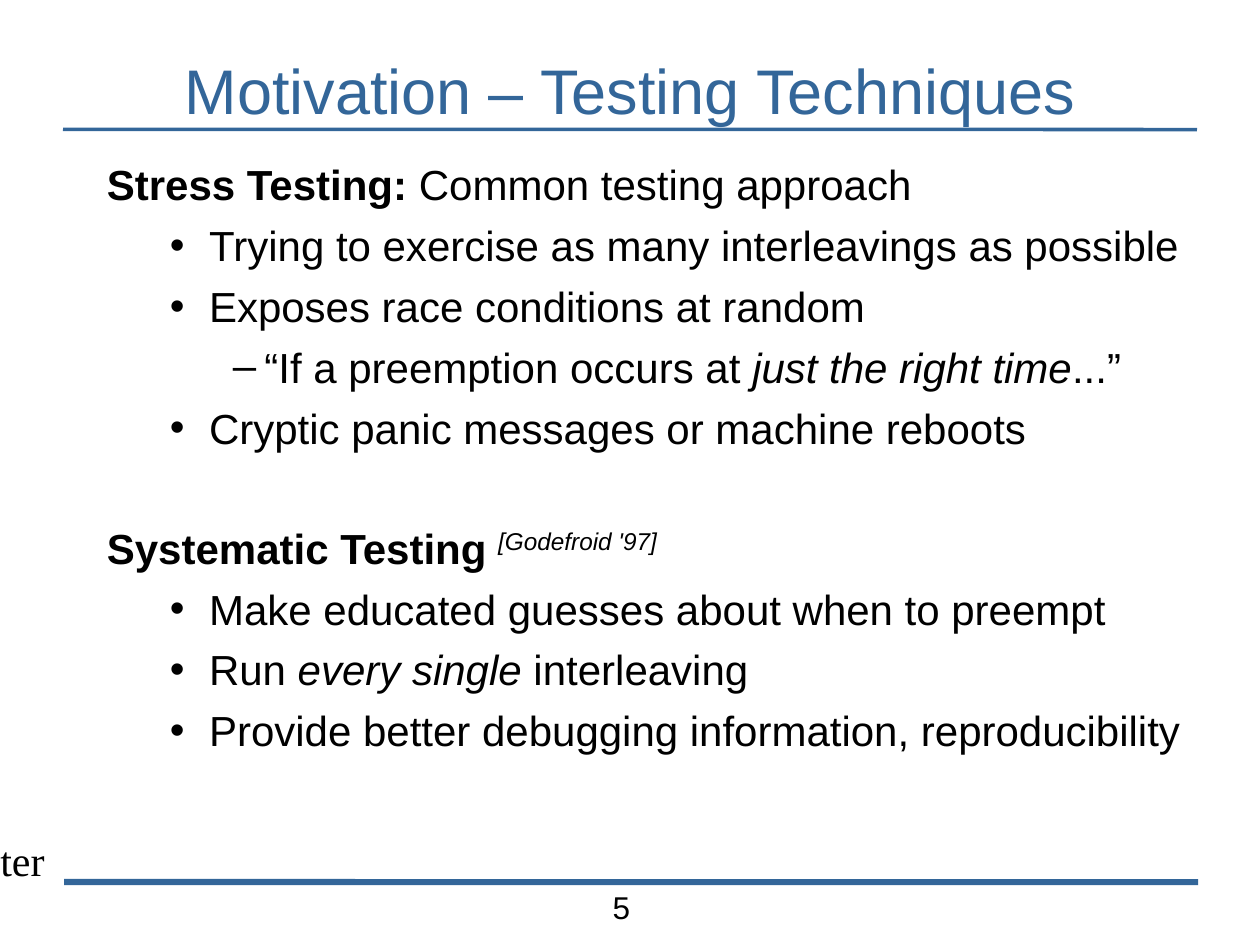
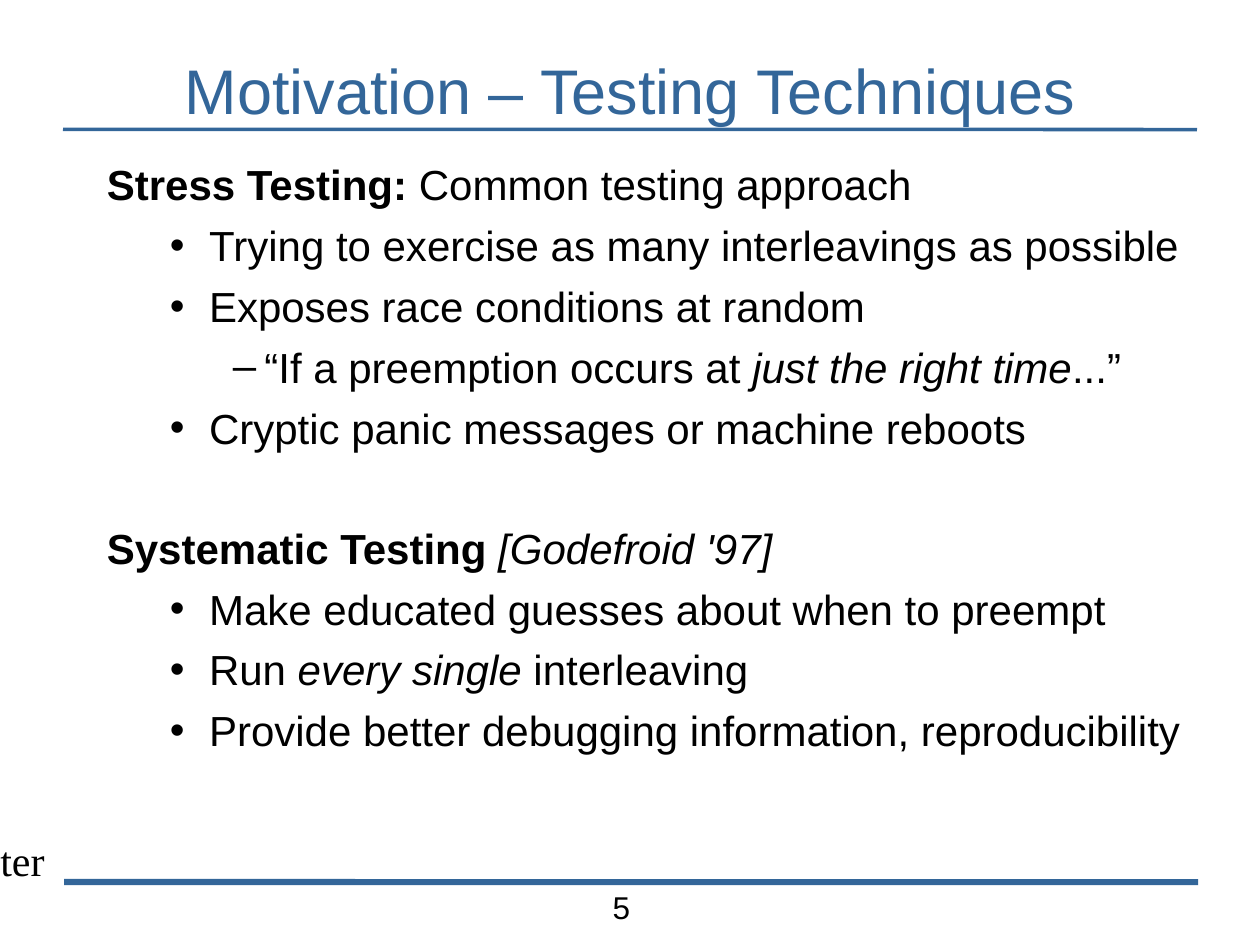
Before and after one commit to bblum/talks, a slide deck: slide 5 of pdl-retreat/pdl-talk.odp. Drawn at 1260x945 pixels with LibreOffice and Linux fonts; fonts in the diff are those of the drawing; background and template pictures are left out. Boxes give left, top, right and bottom in pixels: in the first picture for what was removed or moved away, otherwise in the second. Text is boxed around its words. In the diff, an @@ line names an element or a change of style, - is before the commit and + after.

```diff
--- a/pdl-retreat/pdl-talk.odp
+++ b/pdl-retreat/pdl-talk.odp
@@ text at [107, 533, 772, 572]: now on the baseline in "[Godefroid '97]" @@
```
Also in this commit, not shown: 7 other slides changed, 1 slide added.
